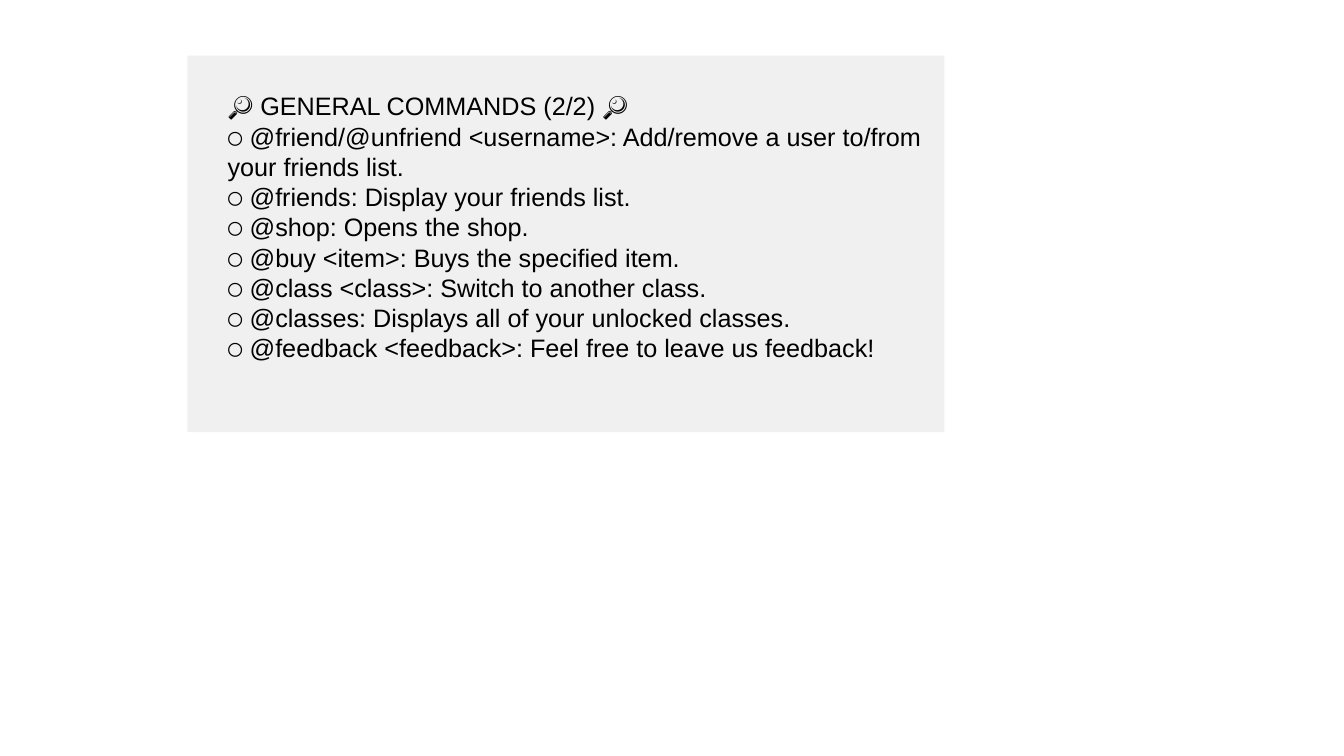
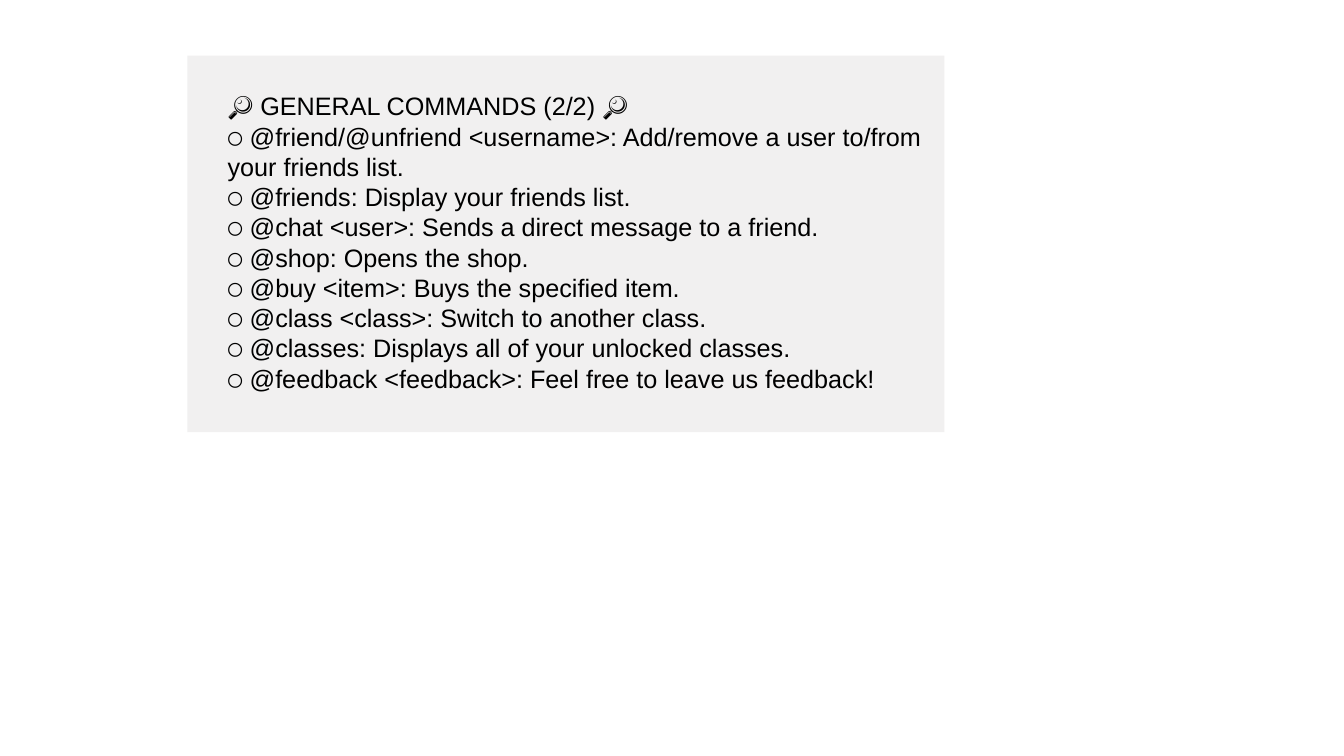
Before and after one commit to jeffjc97/The-Arena-Game, a slide deck: slide 2 of img/commands.pptx. Drawn at 1344x756 pixels with LibreOffice and Linux fonts; fonts in the diff are those of the drawing. Boxes give left, top, right and bottom in pixels: in the first picture for what was removed or moved away, otherwise in the second. Text is boxed around its words. In the diff, an @@ line names an element or a change of style, - is before the commit and + after.

```diff
--- a/img/commands.pptx
+++ b/img/commands.pptx
@@ text in rectangle at box(250, 217, 818, 242): paragraph added @@
+⚪ @chat <user>: Sends a direct message to a friend.
```
Also in this commit, not shown: 1 other slide changed, 3 other files.
